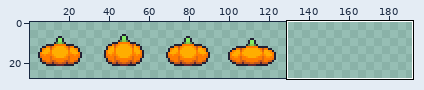
Pixel-art file, stored at gfx/pumpkin.aseprite. The first picture is a wide view before the edit; the outline marks the close-up.
Close-up. Before:
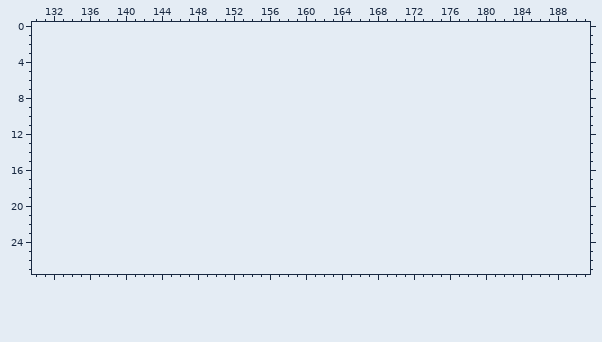
128x32 pixels, 1 frame. Shown: x 130..191, y 0..27. The old version is drawn lined up with the new one, on the new canvas. The wide view leaves out empty margins.
New version:
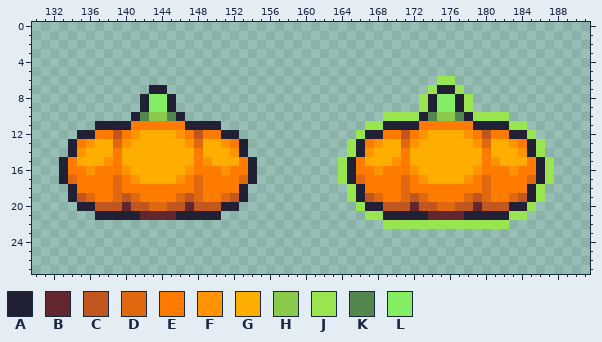
Palette (. is transparent): A #222034  B #63272f  C #c1571f  D #df6810  E #ff7b00  F #ff9400  G #ffae00  H #89ca4a  J #99e550  K #53874d  L #83ed64
Edits made:
canvas 128x32 -> 192x32, the old top-left corner now at 0,-10 (the part of the old canvas that was cut away was empty and is not shown)
Changed rows in their new state; - is an unchanged pixel.
first column x 133:
 6 ------------------------------------------JJ-----------
 7 ----------AA-----------------------------JAAJ----------
 8 ---------ALLA---------------------------JALLAJ---------
 9 ---------ALLA---------------------------JALLAJ---------
10 --------AKHHKA----------------------JJJJAKHHKAJJJJ-----
11 ----AAAAEEEEEEAAAA----------------JJAAAAEEEEEEAAAAJJ---
12 --AAEECEFGGGGFECEEAA-------------JAAEECEFGGGGFECEEAAJ--
13 -AEFGGDFGGGGGGFDGGFEA-----------JAEFGGDFGGGGGGFDGGFEAJ-
14 -AFGGGEGGGGGGGGEGGGFA-----------JAFGGGEGGGGGGGGEGGGFAJ-
15 AEGGGFEGGGGGGGGEFGGGEA---------JAEGGGFEGGGGGGGGEFGGGEAJ
16 AEEFEEEFGGGGGGFEEEFEEA---------JAEEFEEEFGGGGGGFEEEFEEAJ
17 ADEEEEDEFGGGGFEDEEEEDA---------JADEEEEDEFGGGGFEDEEEEDAJ
18 -AEEEEDEEEEEEEEDEEEEA-----------JAEEEEDEEEEEEEEDEEEEAJ-
19 -ACDEEDCDEEEEDCDEEDCA-----------JACDEEDCDEEEEDCDEEDCAJ-
20 --AACCCBCCDDCCBCCCAA-------------JAACCCBCCDDCCBCCCAAJ--
21 ----AAAAABBBBAAAAA----------------JJAAAAABBBBAAAAAJJ---
22 ------------------------------------JJJJJJJJJJJJJJ-----
